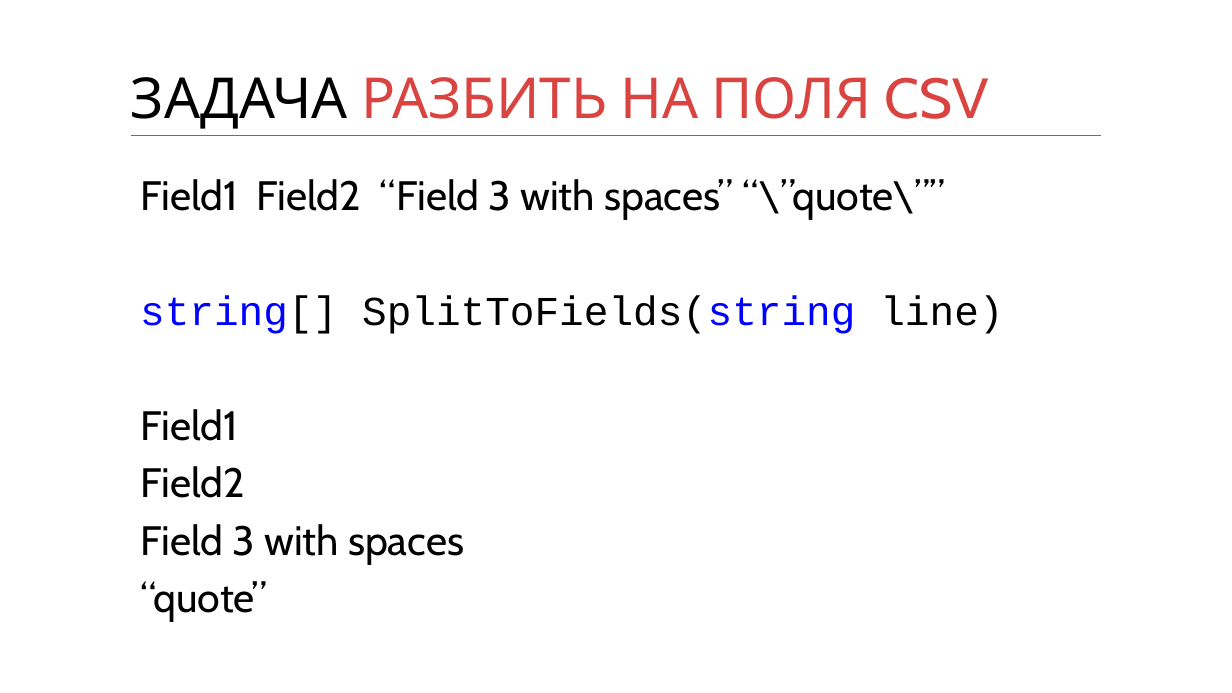
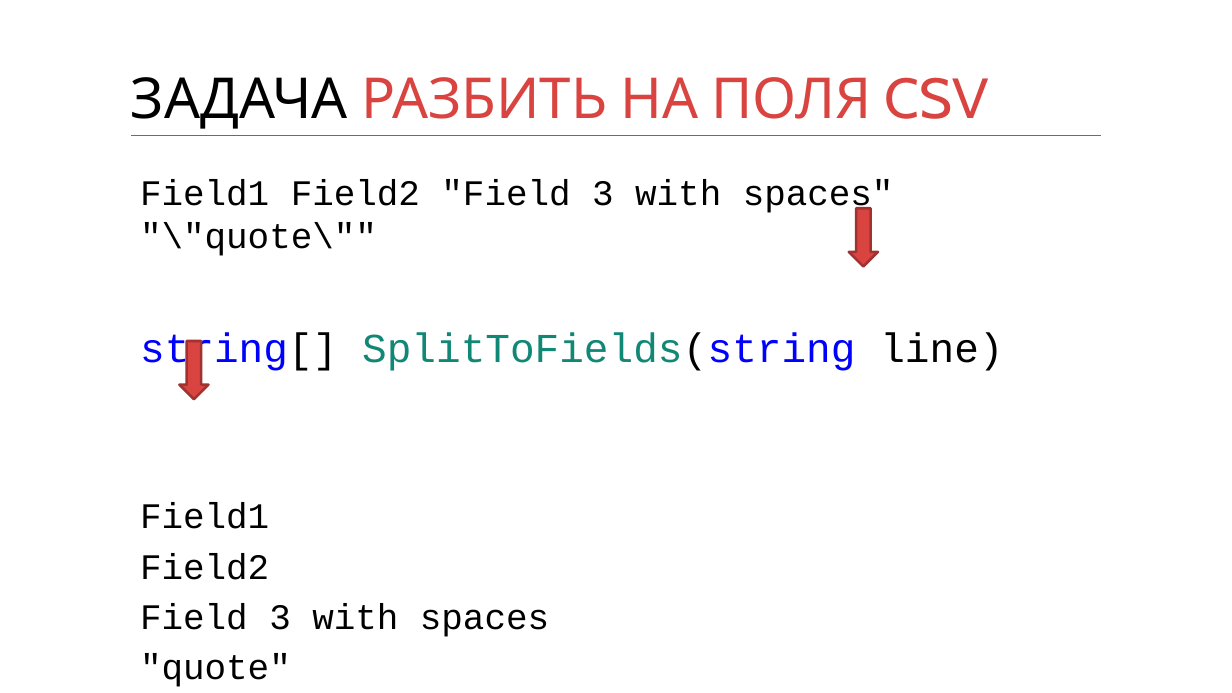
Before and after one commit to kontur-courses/clean-code, a slide deck: slide 11 of clean-code.pptx (slide 13 before the commit). Drawn at 1232x693 pixels with LibreOffice and Linux fonts; fonts in the diff are those of the drawing. Boxes give left, top, right and bottom in pixels: in the first picture for what was removed or moved away, otherwise in the second. Text is boxed around its words. In the diff, an @@ line names an element or a change of style, - is before the commit and + after.

```diff
--- a/clean-code.pptx
+++ b/clean-code.pptx
@@ text at box(140, 179, 894, 256): text changed; size 32 to 28 pt; font Cabin to Courier New @@
-Field1 Field2 “Field 3 with spaces” “\”quote\””
+Field1 Field2 "Field 3 with spaces" "\"quote\""
@@ down arrow added at box(849, 208, 878, 266), fill #D94440, outline #A1322F 2 pt @@
@@ text at box(140, 332, 1003, 637): text colour #000000 to #118776 in "SplitToFields(string"; size 32 to 28 pt, font Cabin to Courier New in "Field1", "Field2", "Field 3 with spaces" @@
@@ down arrow added at box(179, 341, 208, 399), fill #D94440, outline #A1322F 2 pt @@
@@ text at box(140, 581, 267, 622): text changed; size 32 to 28 pt; font Cabin to Courier New @@
-“quote”
+"quote"
```
Also in this commit, not shown: 15 other slides changed, 7 slides added, 3 slides removed, 7 other files.
